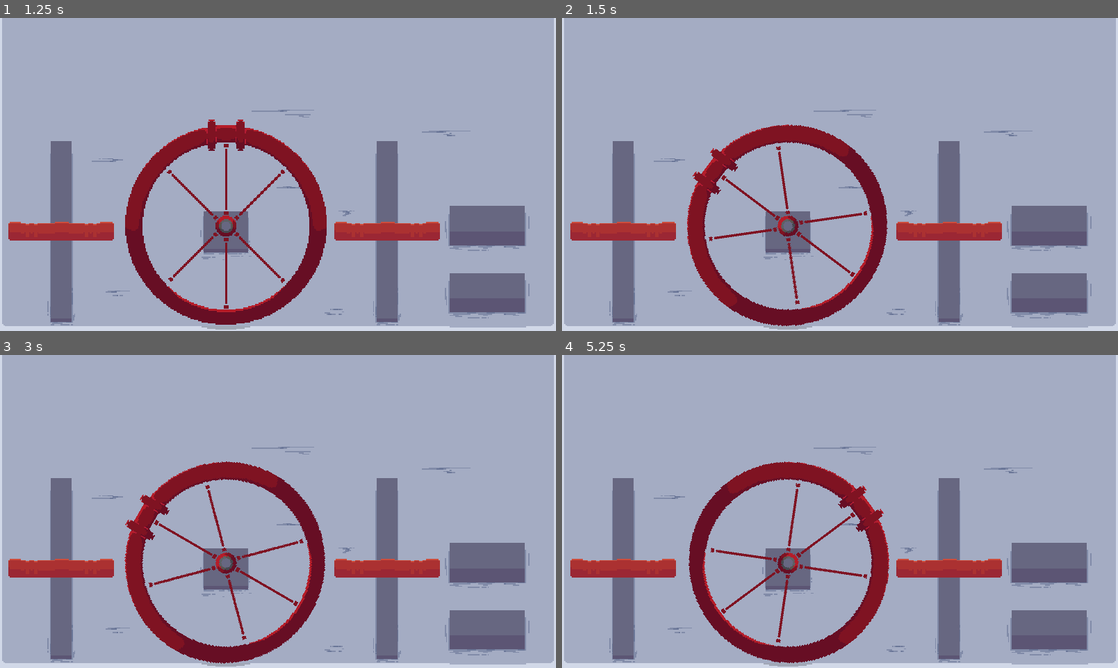
Above: before the commit, frames 1-4 (two rows, left to right).
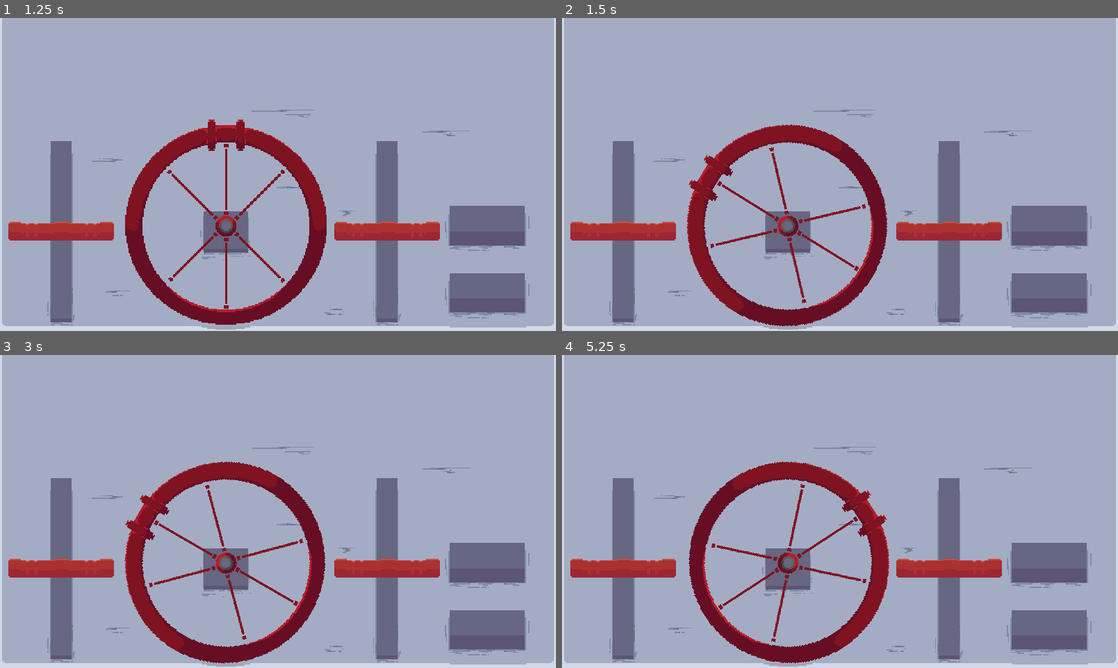
Above: after the commit, the same moments.

Repository: creikey/Podmornica
Game: Godot game, scene res://Main.tscn
Two runs of this game, one before a commit and one after it. Both use one fixed random seed, a clock stepped at 60 frames per second and the inputs below.
Inputs (mouse positions are in pixels of both pictures, inside the frame that each line leads up to):
- Up to frame 1 (1.25 s): tap Enter at 0.5 s; move the mouse to (400, 158) at 0.52 s; press the mouse at (400, 158) at 0.53 s
- Up to frame 2 (1.5 s): tap Space at 1.25 s; move the mouse to (728, 190) at 1.27 s; release the mouse at (728, 190) at 1.28 s; click (728, 190) at 1.35 s
- Up to frame 3 (3 s): move the mouse to (333, 442) at 2.02 s; press the mouse at (333, 442) at 2.03 s; tap Enter at 2.75 s; move the mouse to (250, 574) at 2.77 s; release the mouse at (250, 574) at 2.78 s; click (250, 574) at 2.85 s
- Up to frame 4 (5.25 s): tap Space at 3.5, 5 s; move the mouse to (1006, 558) at 3.52 s; press the mouse at (1006, 558) at 3.53 s; tap Enter at 4.25 s; move the mouse to (673, 464) at 4.27 s; release the mouse at (673, 464) at 4.28 s; click (673, 464) at 4.35 s; move the mouse to (867, 511) at 5.02 s; press the mouse at (867, 511) at 5.03 s

Frame 1 is identical in both runs. In frame 2, 1.7% of the frame differs, in the area x 22-59%, y 34-99%; in frame 3, 0.1%; in frame 4, 1.6%.

Commit message:
Snap wheel to zero like sliders

Diff:
--- a/src/nodes/gui/Wheel.gd
+++ b/src/nodes/gui/Wheel.gd
@@ -1,7 +1,8 @@
 tool
 extends Node2D
 
-const turn_smoothing = 15.0
+const turn_smoothing = 25.0
+const snap_range = 10.0
 const angle_range = 60.0
 
 export var select_radius: float = 100.0
@@ -18,6 +19,9 @@
 		target_rotation = global_position.angle_to_point(get_global_mouse_position()) - PI/2.0
 		target_rotation = clamp(target_rotation, -deg2rad(angle_range), deg2rad(angle_range))
 
+		if abs(target_rotation) < deg2rad(snap_range):
+			target_rotation = 0.0
+
 	# global_position.y = ((target_y_pos - global_position.y) * move_smoothing * delta) + global_position.y
 	rotation = ((target_rotation - rotation) * turn_smoothing * delta) + rotation
 
